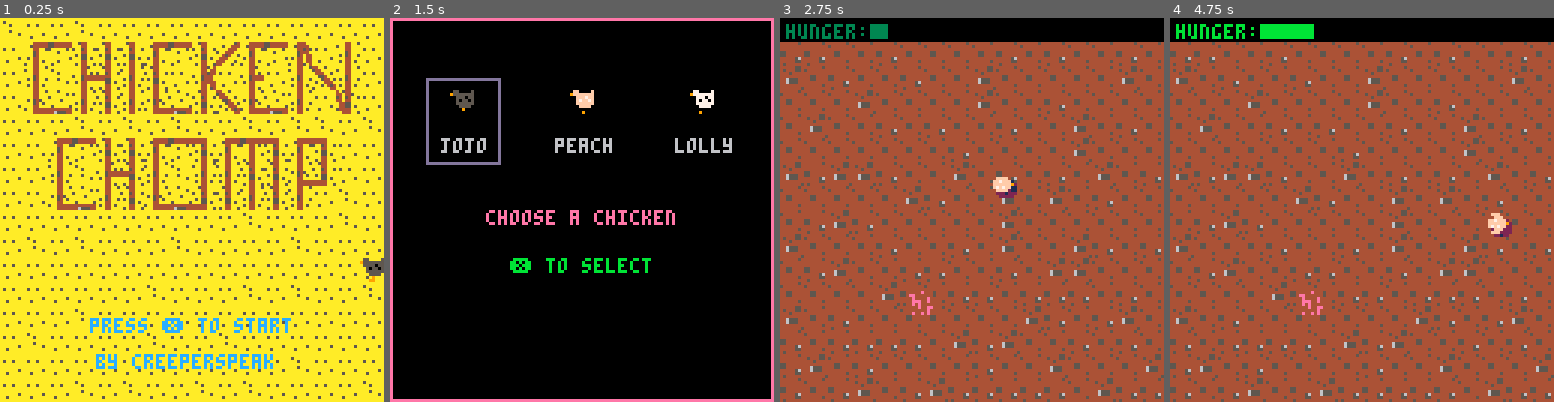
Above: before the commit, frames 1-4 (left to right).
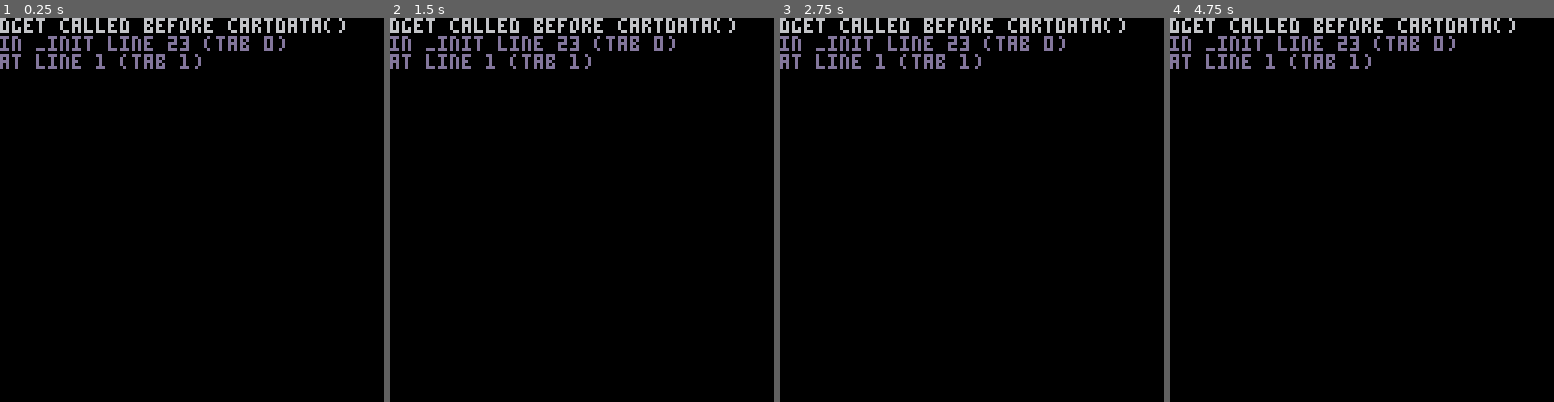
Above: after the commit, the same moments.

Repository: mranisavljevic/ChickenChomp
Game: PICO-8 cartridge chickens.p8
The game is run twice, just before and just after one commit, with the same random seed, the same clock (stepped at 60 frames per second) and the same inputs.
Inputs:
- Up to frame 1 (0.25 s): no input
- Up to frame 2 (1.5 s): tap X (X key) at 0.33, 1.07 s; tap O (Z key) at 0.7 s
- Up to frame 3 (2.75 s): hold Right 1.6-2.1 s; tap O (Z key) at 1.7, 2.1, 2.5 s; tap X (X key) at 1.85 s; hold Up 2.15-2.42 s; hold Right from 2.47 s (still down)
- Up to frame 4 (4.75 s): tap O (Z key) every 0.4 s from 2.9 to 4.5 s; tap X (X key) at 2.97, 4.08 s; release Right at 3.03 s; hold Left 3.08-3.58 s; hold Down 3.63-3.97 s; hold Right 4.02-4.68 s; hold Up from 4.73 s (still down)

The runs differ from the first frame. In frame 1, 100% of the frame differs, in the area x 0-100%, y 0-100%; in frame 2, 9.2%; in frame 3, 96%; in frame 4, 96%.

Commit message:
Add highscore. Adjust some text layout.

Diff:
--- a/chickens.p8
+++ b/chickens.p8
@@ -18,9 +18,12 @@
 
 ss_chickens={}
 
+highscore=0
+
 function _init()
 	cls()
 	pal(8,0)
+	highscore=max(dget(0),0)
  init()
 end
 
@@ -556,10 +559,16 @@
  local score=chicken.tmr>0 and chicken.tmr/60 or 0
  score+=chicken.tot
  score*=100
+ score=flr(score)
+ local newhigh=score>highscore
+ if(newhigh) then
+ 	dset(0,score)
+ 	print("new high score!",34,24,10)
+ end
  local scoretext="score: "..score
- print(scoretext,36,36,12)
- print("game over",46,56,2)
- print("❎ to restart",36,66,11)
+ print(scoretext,40,36,12)
+ print("game over",46,80,2)
+ print("❎ to restart",38,90,11)
 end
 
 
Not shown, changed: chickens.js
